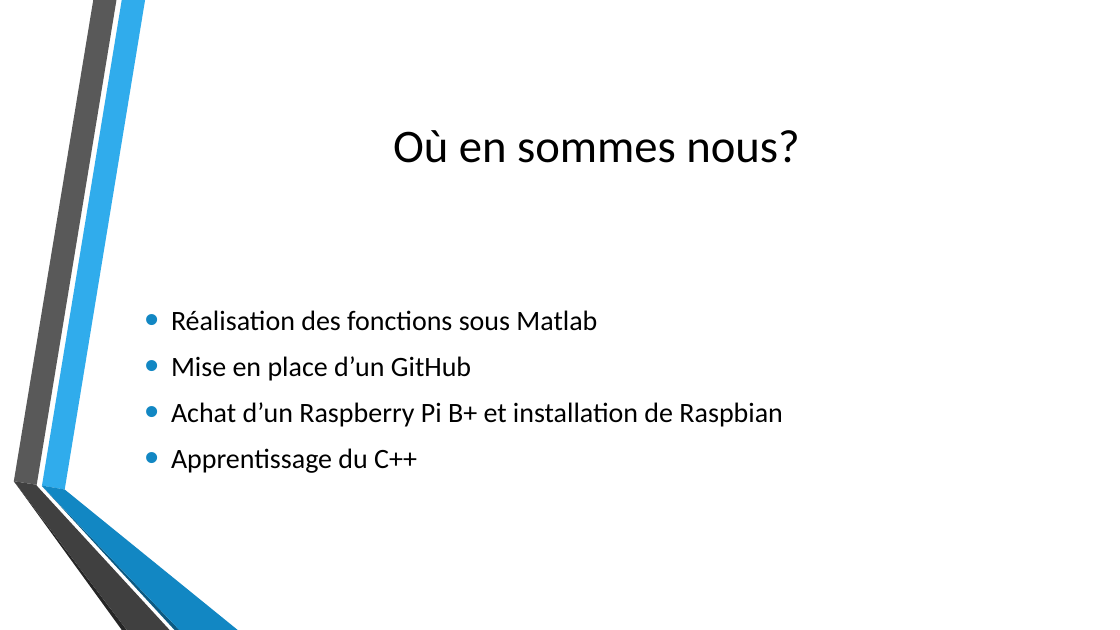
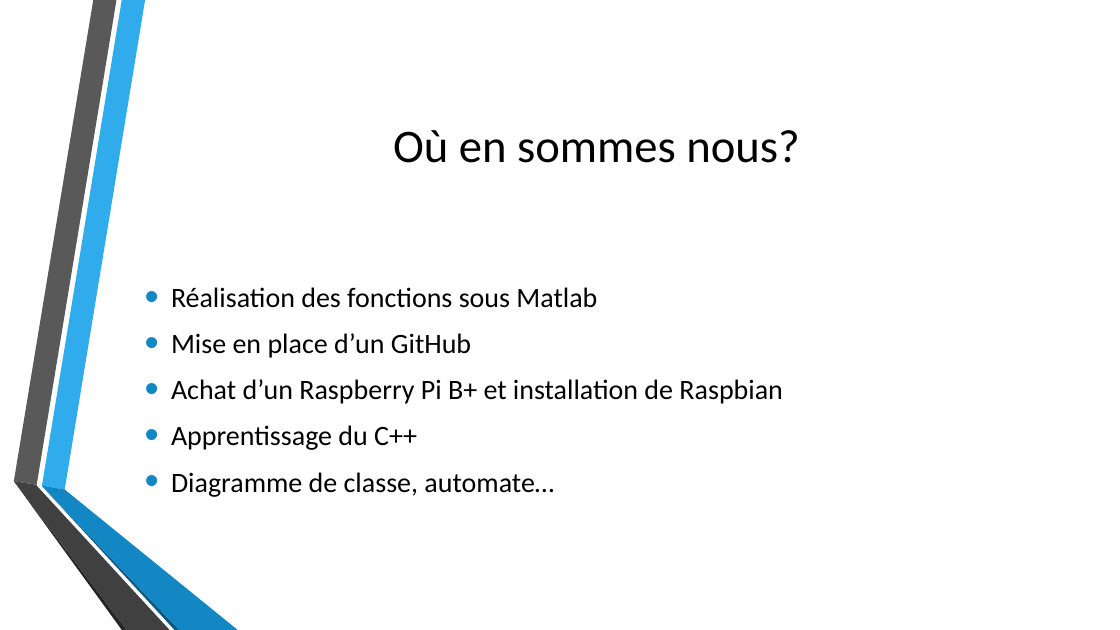
Before and after one commit to Bugro/CUBI, a slide deck: slide 8 of Com/Création et Utilisation d’un Billard Intelligent.pptx. Drawn at 1120x630 pixels with LibreOffice and Linux fonts; fonts in the diff are those of the drawing; background and template pictures are left out. Boxes give left, top, right and bottom in pixels: in the first picture for what was removed or moved away, otherwise in the second. Text is boxed around its words. In the diff, an @@ line names an element or a change of style, - is before the commit and + after.

Commit message:
Présentation complétée

```diff
--- a/Com/Création et Utilisation d’un Billard Intelligent.pptx
+++ b/Com/Création et Utilisation d’un Billard Intelligent.pptx
@@ text at (171,472,554,497): paragraph added @@
+• Diagramme de classe, automate…
```
